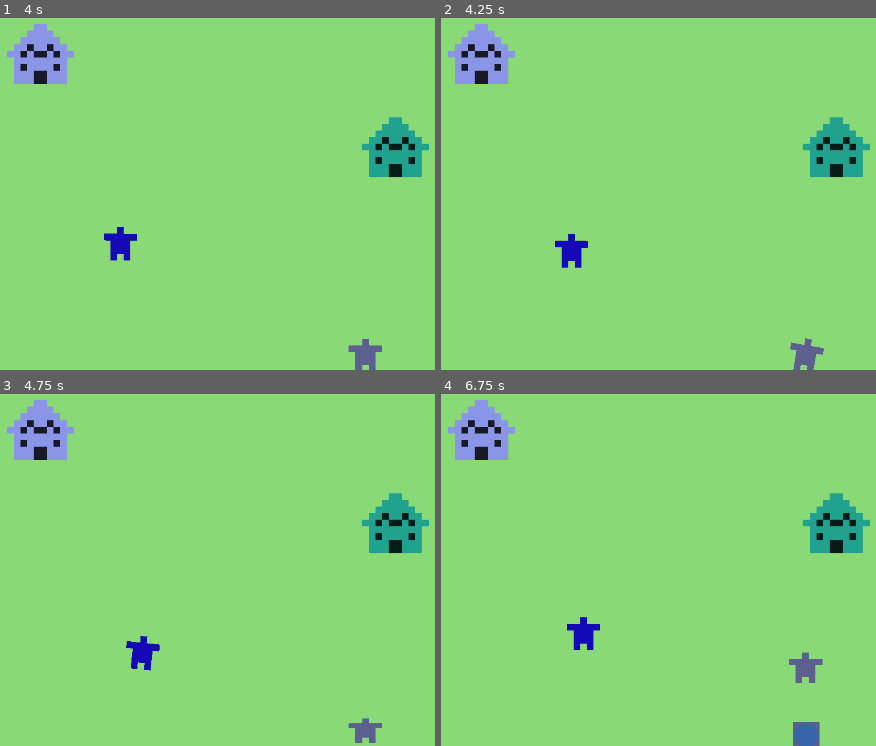
Above: before the commit, frames 1-4 (two rows, left to right).
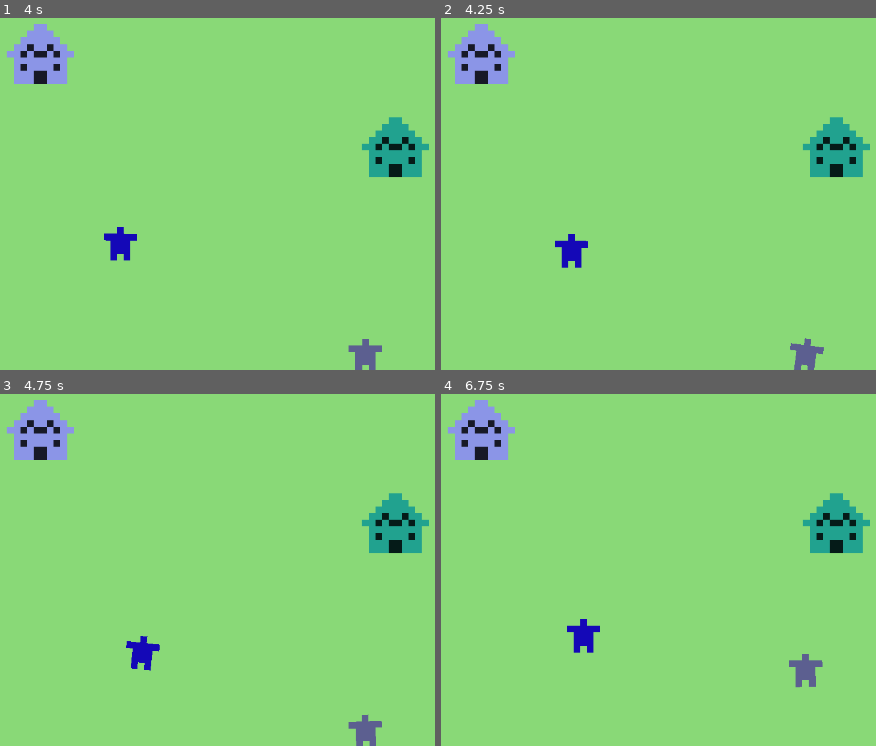
Above: after the commit, the same moments.

Repository: CanadianWaffl/Sandbox
Game: Godot game, scene res://Scenes/world.tscn
The game is run twice, just before and just after one commit, with the same random seed, the same clock (stepped at 60 frames per second) and the same inputs.
Inputs (mouse positions are in pixels of both pictures, inside the frame that each line leads up to):
- Up to frame 1 (4 s): tap Enter at 0.5 s; move the mouse to (426, 123) at 0.52 s; click (426, 123) at 0.67 s; move the mouse to (91, 169) at 1.27 s; click (91, 169) at 1.42 s; move the mouse to (330, 46) at 2.02 s; click (330, 46) at 2.17 s; move the mouse to (213, 236) at 2.77 s; click (213, 236) at 2.92 s; move the mouse to (outside the picture) at 3.52 s; click (outside the picture) at 3.67 s
- Up to frame 2 (4.25 s): no input
- Up to frame 3 (4.75 s): move the mouse to (13, 453) at 4.27 s; click (13, 453) at 4.42 s
- Up to frame 4 (6.75 s): move the mouse to (732, 520) at 5.02 s; click (732, 520) at 5.17 s; move the mouse to (571, 408) at 5.77 s; click (571, 408) at 5.92 s; move the mouse to (867, 499) at 6.52 s; click (867, 499) at 6.67 s

Frame 1 is identical in both runs. In frame 2, less than 0.1% of the frame differs, in the area x 80-89%, y 90-100%; in frame 3, 0.1%; in frame 4, 0.6%, in the area x 28-88%, y 63-100%.

Commit message:
guy movement brought into base node

Diff:
--- a/Scenes/guy.tscn
+++ b/Scenes/guy.tscn
@@ -118,6 +118,8 @@
 }
 
 [node name="Guy" type="CharacterBody2D" unique_id=1555784624]
+z_index = 1
+y_sort_enabled = true
 scale = Vector2(4, 4)
 script = ExtResource("1_y2mbu")
 
@@ -128,6 +130,7 @@
 [node name="Timer" type="Timer" parent="." unique_id=1484114636]
 
 [node name="StateManager" type="Node" parent="." unique_id=1667593578 node_paths=PackedStringArray("initial_state")]
+unique_name_in_owner = true
 script = ExtResource("3_7b8b7")
 initial_state = NodePath("State-Idle")
 
--- a/Scenes/house.tscn
+++ b/Scenes/house.tscn
@@ -4,6 +4,8 @@
 [ext_resource type="Texture2D" uid="uid://pmruts7l6f0b" path="res://Assets/Sprites/house.png" id="2_3jr7h"]
 
 [node name="House" type="Node2D" unique_id=2124445393]
+z_index = 2
+y_sort_enabled = true
 script = ExtResource("1_n87ef")
 
 [node name="Sprite2D" type="Sprite2D" parent="." unique_id=1861348300]
--- a/Scenes/statue.tscn
+++ b/Scenes/statue.tscn
@@ -3,6 +3,7 @@
 [ext_resource type="Script" uid="uid://by52nq7tgbpk1" path="res://Scripts/statue.gd" id="1_iuhq3"]
 
 [node name="Statue" type="Node2D" unique_id=1485133094]
+y_sort_enabled = true
 script = ExtResource("1_iuhq3")
 
 [node name="Base" type="Polygon2D" parent="." unique_id=1310783327]
--- a/Scripts/Entity States/state_wander.gd
+++ b/Scripts/Entity States/state_wander.gd
@@ -5,11 +5,8 @@
 const MIN_WANDER: float = 80.0
 const MAX_WANDER: float = 150.0
 
-const MOVESPEED: float = 0.8
-
-var target_pos := Vector2.INF
-var target_dir := Vector2.INF
-
+func _ready() -> void:
+	owner.move_finished.connect(move_finished)
 
 func enter() -> void:
 	owner.find_child("AnimationPlayer").play("wandering")
@@ -20,26 +17,21 @@
 	else:
 		choose_destination(owner.position, MIN_WANDER, MAX_WANDER)
 
-	target_dir = target_pos - owner.position
-	target_dir = target_dir.normalized()
-
-
-func physics_update(delta: float) -> void:
-	if target_pos != Vector2.INF:
-		owner.position += target_dir * MOVESPEED
-		if owner.position.distance_squared_to(target_pos) < 10: #arbitrary value but seems to work well
-			owner.position == target_pos
-			if randf() < 0.05:
-				state_manager.transition_to("Build")
-			else:
-				state_manager.transition_to("Idle")
-
 
 func choose_destination(center: Vector2, min_dist: float, max_dist: float, min_angle := 0.0, max_angle := TAU):
+	var target_pos := Vector2.ZERO
+
 	var rand_angle = randf_range(min_angle, max_angle)
 	var rand_dist = randf_range(min_dist, max_dist)
 
 	target_pos = Vector2(center.x + cos(rand_angle)*rand_dist, center.y + sin(rand_angle)*rand_dist)
 
-	target_dir = target_pos - owner.position
-	target_dir = target_dir.normalized()
+	owner.move_to(target_pos)
+
+
+
+func move_finished() -> void:
+	if randf() < 0.05:
+		state_manager.transition_to("Build")
+	else:
+		state_manager.transition_to("Idle")
--- /dev/null
+++ b/Scripts/Resources/guy_attributes.gd
@@ -0,0 +1,5 @@
+class_name GuyAttributes extends Resource
+
+#Inherent, random attributes that drive decision-making
+var curiosity: float
+var creativity: float
--- a/Scripts/guy.gd
+++ b/Scripts/guy.gd
@@ -1,16 +1,44 @@
 extends CharacterBody2D
 
-@onready var state_man: StateManager = $StateManager
+@onready var state_man: StateManager = %StateManager
 @onready var statue := "res://Scenes/statue.tscn"
 
+@export var attributes: GuyAttributes = GuyAttributes.new()
 @export var home: Node2D
 
+const MOVESPEED: float = 0.8
+
 var body_col: Color
+var return_point: Vector2
 
-var return_point: Vector2
+var target_pos: Vector2 = Vector2.INF
+var target_dir: Vector2 = Vector2.ZERO
+
+signal move_finished
 
 func _ready() -> void:
 	body_col = Color(randf(), randf(), randf(), 1.0)
 	modulate = body_col
 	return_point = position
-	print("return point set at " + str(position))
+	set_attributes()
+
+
+func _process(delta: float) -> void:
+	if target_pos != Vector2.INF:
+		position += target_dir * MOVESPEED
+		if position.distance_squared_to(target_pos) < 10: #arbitrary value but seems to work well
+			position == target_pos
+			target_pos = Vector2.INF
+			move_finished.emit()
+	pass
+
+
+func set_attributes() -> void:
+	attributes.creativity = randf()
+	attributes.creativity = randf()
+
+
+func move_to(target: Vector2):
+	target_pos = target
+	target_dir = target_pos - position
+	target_dir = target_dir.normalized()
Not shown, added: Scripts/Resources/guy_attributes.gd.uid
